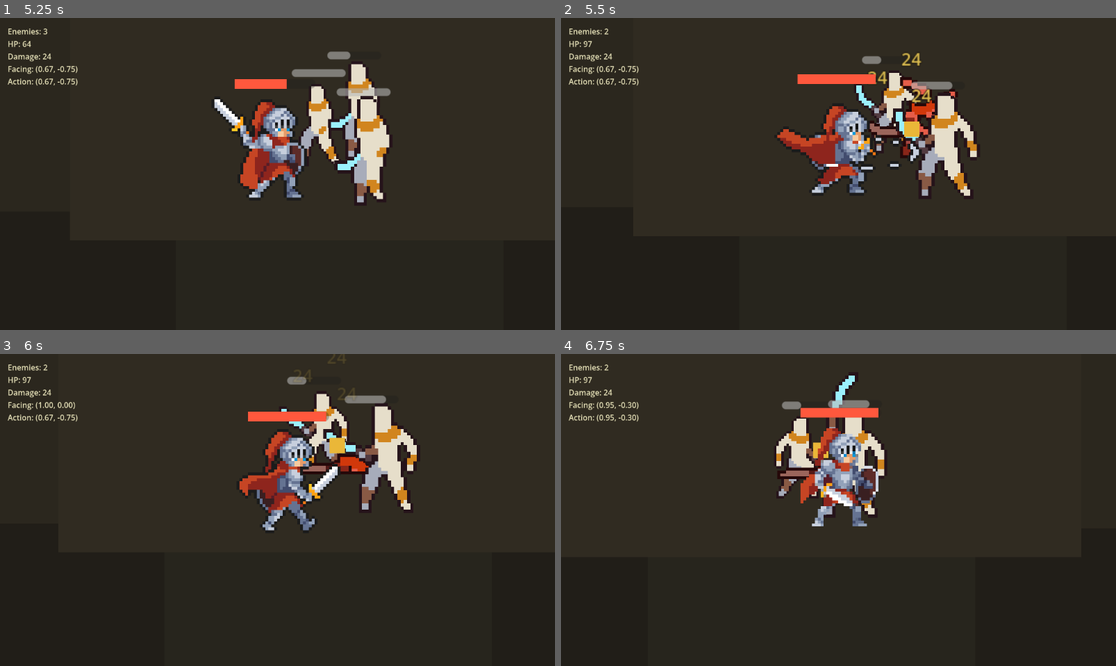
Above: before the commit, frames 1-4 (two rows, left to right).
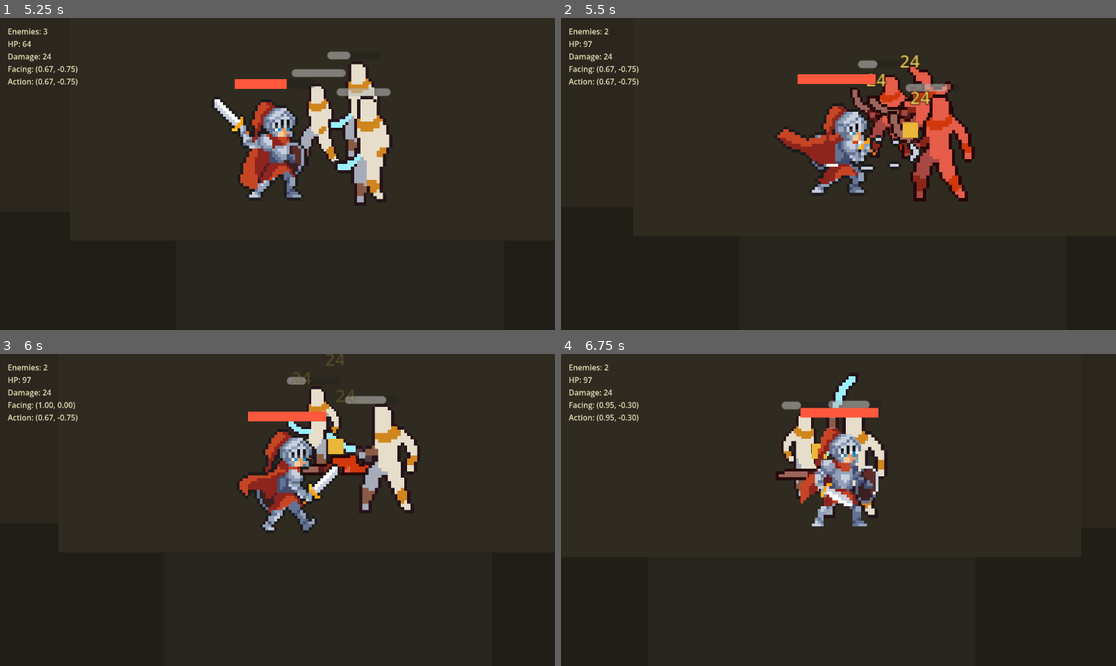
Above: after the commit, the same moments.

Repository: wq1456728/prototype-alpha
Game: Godot game, scene res://scenes/maps/combat_sandbox.tscn
Same seed, same stepped clock (60 frames per second), same inputs: the game is played once before the commit and once after it. Sound files missing from this copy of the repository are replaced by a short silence.
Inputs (mouse positions are in pixels of both pictures, inside the frame that each line leads up to):
- Up to frame 1 (5.25 s): move the mouse to (399, 158) at 0.52 s; hold Right (ui_right) 0.53-1.28 s; tap one key every 0.75 s from 0.6 s: V Shift K J V Shift K; click (399, 158) at 0.67 s; move the mouse to (166, 189) at 1.27 s; hold Down (ui_down) 1.28-2.03 s; move the mouse to (333, 105) at 2.02 s; hold Right (ui_right) 2.03-2.78 s; move the mouse to (249, 236) at 2.77 s; hold Up (ui_up) 2.78-3.53 s; click (249, 236) at 2.92 s; move the mouse to (444, 220) at 3.52 s; hold Left (ui_left) 3.53-5.03 s; move the mouse to (111, 127) at 4.27 s; move the mouse to (305, 174) at 5.02 s; hold Down (ui_down) from 5.03 s (still down); click (305, 174) at 5.17 s
- Up to frame 2 (5.5 s): keep holding Down (ui_down)
- Up to frame 3 (6 s): move the mouse to (194, 432) at 5.77 s; release Down (ui_down) at 5.78 s; hold Right (ui_right) from 5.78 s (still down); tap J at 5.85 s
- Up to frame 4 (6.75 s): move the mouse to (960, 494) at 6.52 s; release Right (ui_right) at 6.53 s; hold Up (ui_up) from 6.53 s (still down); tap V at 6.6 s

Frame 1 is identical in both runs. In frame 2, 4.9% of the frame differs, in the area x 52-75%, y 11-59%; in frame 3, 1.3%; in frame 4, 1.0%.

Commit message:
Tune light attack timing and hit sfx

Diff:
--- a/scripts/player/knight_player.gd
+++ b/scripts/player/knight_player.gd
@@ -15,7 +15,10 @@
 const HURT_LOCK_TIME := 0.22
 
 const LIGHT_ATTACK_LOCK_TIME := 0.42
-const LIGHT_ATTACK_HIT_DELAY := 0.18
+const LIGHT_ATTACK_1_HIT_DELAY := 0.2
+const LIGHT_ATTACK_2_HIT_DELAY := 0.11
+const LIGHT_ATTACK_1_SFX_DELAY := 0.13
+const LIGHT_ATTACK_2_SFX_DELAY := 0.04
 const LIGHT_ATTACK_DAMAGE := 24
 const LIGHT_ATTACK_FORWARD_RANGE := 105.0
 const LIGHT_ATTACK_SIDE_RANGE := 60.0
@@ -58,6 +61,10 @@
 var next_light_attack := 1
 var movement_time_since_light_attack := 0.0
 var pending_hit_time := -1.0
+var pending_sfx_time := -1.0
+var pending_sfx_stream: AudioStream
+var pending_sfx_volume_db := 0.0
+var pending_sfx_pitch_scale := 1.0
 var pending_hit_damage := 0
 var pending_forward_range := 0.0
 var pending_side_range := 0.0
@@ -104,12 +111,17 @@
 			if pending_second_hit_time <= 0.0:
 				_apply_attack_hit()
 				pending_second_hit_time = -1.0
+		if pending_sfx_time >= 0.0:
+			pending_sfx_time -= delta
+			if pending_sfx_time <= 0.0:
+				_play_pending_sfx()
 		velocity = locked_velocity
 		move_and_slide()
 		if action_lock <= 0.0:
 			locked_velocity = Vector2.ZERO
 			pending_hit_time = -1.0
 			pending_second_hit_time = -1.0
+			pending_sfx_time = -1.0
 			hit_enemies.clear()
 			if move_direction != Vector2.ZERO:
 				_set_facing_direction(move_direction)
@@ -127,12 +139,14 @@
 	if shield_charge_pressed and shield_charge_cooldown <= 0.0:
 		_start_shield_charge()
 	elif heavy_attack_pressed:
-		_start_attack("attack_3", HEAVY_ATTACK_LOCK_TIME, HEAVY_ATTACK_DAMAGE, HEAVY_ATTACK_HIT_DELAY, HEAVY_ATTACK_FORWARD_RANGE, HEAVY_ATTACK_SIDE_RANGE, aim_direction)
+		_start_attack("attack_3", HEAVY_ATTACK_LOCK_TIME, HEAVY_ATTACK_DAMAGE, HEAVY_ATTACK_HIT_DELAY, HEAVY_ATTACK_FORWARD_RANGE, HEAVY_ATTACK_SIDE_RANGE, aim_direction, HEAVY_ATTACK_SFX, 0.12, -11.0, 0.9)
 	elif light_attack_pressed:
 		var anim_name := StringName("attack_%d" % next_light_attack)
+		var hit_delay := LIGHT_ATTACK_1_HIT_DELAY if next_light_attack == 1 else LIGHT_ATTACK_2_HIT_DELAY
+		var sfx_delay := LIGHT_ATTACK_1_SFX_DELAY if next_light_attack == 1 else LIGHT_ATTACK_2_SFX_DELAY
 		next_light_attack = 2 if next_light_attack == 1 else 1
 		movement_time_since_light_attack = 0.0
-		_start_attack(anim_name, LIGHT_ATTACK_LOCK_TIME, LIGHT_ATTACK_DAMAGE, LIGHT_ATTACK_HIT_DELAY, LIGHT_ATTACK_FORWARD_RANGE, LIGHT_ATTACK_SIDE_RANGE, aim_direction)
+		_start_attack(anim_name, LIGHT_ATTACK_LOCK_TIME, LIGHT_ATTACK_DAMAGE, hit_delay, LIGHT_ATTACK_FORWARD_RANGE, LIGHT_ATTACK_SIDE_RANGE, aim_direction, LIGHT_ATTACK_SFX, sfx_delay, -15.0, 1.18)
 
 	if action_lock > 0.0:
 		move_and_slide()
@@ -160,7 +174,11 @@
 	hit_delay: float,
 	forward_range: float,
 	side_range: float,
-	attack_direction: Vector2
+	attack_direction: Vector2,
+	sfx_stream: AudioStream,
+	sfx_delay: float,
+	sfx_volume_db: float,
+	sfx_pitch_scale: float
 ) -> void:
 	action_lock = duration
 	locked_velocity = Vector2.ZERO
@@ -173,7 +191,7 @@
 	pending_forward_range = forward_range
 	pending_side_range = side_range
 	hit_enemies.clear()
-	_play_attack_sfx(damage)
+	_schedule_sfx(sfx_stream, sfx_delay, sfx_volume_db, sfx_pitch_scale)
 	_play(anim_name, true)
 
 
@@ -209,7 +227,7 @@
 	pending_forward_range = SHIELD_CHARGE_FORWARD_RANGE
 	pending_side_range = SHIELD_CHARGE_SIDE_RANGE
 	hit_enemies.clear()
-	_play_sfx(SHIELD_IMPACT_SFX, -13.0, 0.92)
+	_schedule_sfx(SHIELD_IMPACT_SFX, SHIELD_CHARGE_HIT_DELAY, -13.0, 0.92)
 	_play("shield_charge", true)
 
 
@@ -283,6 +301,7 @@
 	locked_velocity = knockback
 	action_direction = facing_direction
 	pending_hit_time = -1.0
+	pending_sfx_time = -1.0
 	if sprite.sprite_frames.has_animation("hurt"):
 		_play("hurt", true)
 
@@ -294,6 +313,7 @@
 	action_lock = 0.0
 	pending_hit_time = -1.0
 	pending_second_hit_time = -1.0
+	pending_sfx_time = -1.0
 	hit_enemies.clear()
 	hp_bar.value = 0
 	if sprite.sprite_frames.has_animation("death"):
@@ -374,11 +394,18 @@
 	audio.play()
 
 
-func _play_attack_sfx(damage: int) -> void:
-	if damage == LIGHT_ATTACK_DAMAGE:
-		_play_sfx(LIGHT_ATTACK_SFX, -15.0, 1.18)
-	else:
-		_play_sfx(HEAVY_ATTACK_SFX, -11.0, 0.9)
+func _schedule_sfx(stream: AudioStream, delay: float, volume_db: float, pitch_scale: float = 1.0) -> void:
+	pending_sfx_stream = stream
+	pending_sfx_time = delay
+	pending_sfx_volume_db = volume_db
+	pending_sfx_pitch_scale = pitch_scale
+
+
+func _play_pending_sfx() -> void:
+	if pending_sfx_stream != null:
+		_play_sfx(pending_sfx_stream, pending_sfx_volume_db, pending_sfx_pitch_scale)
+	pending_sfx_time = -1.0
+	pending_sfx_stream = null
 
 
 func _setup_footstep_audio() -> void:
--- a/tools/debug_player_inputs.gd
+++ b/tools/debug_player_inputs.gd
@@ -72,6 +72,14 @@
 			_fmt_vec(player.call("get_action_direction")),
 		]
 	)
+	print(
+		"%s pending_hit=%.2f pending_sfx=%.2f"
+		% [
+			label,
+			float(player.get("pending_hit_time")),
+			float(player.get("pending_sfx_time")),
+		]
+	)
 
 
 func _clear_player_action(player: Node) -> void:
@@ -80,6 +88,7 @@
 	player.set("action_lock", 0.0)
 	player.set("pending_hit_time", -1.0)
 	player.set("pending_second_hit_time", -1.0)
+	player.set("pending_sfx_time", -1.0)
 
 
 func _fmt_vec(value: Vector2) -> String:
Not shown, changed: assets/audio/sfx/enemy_hit_impact.mp3
